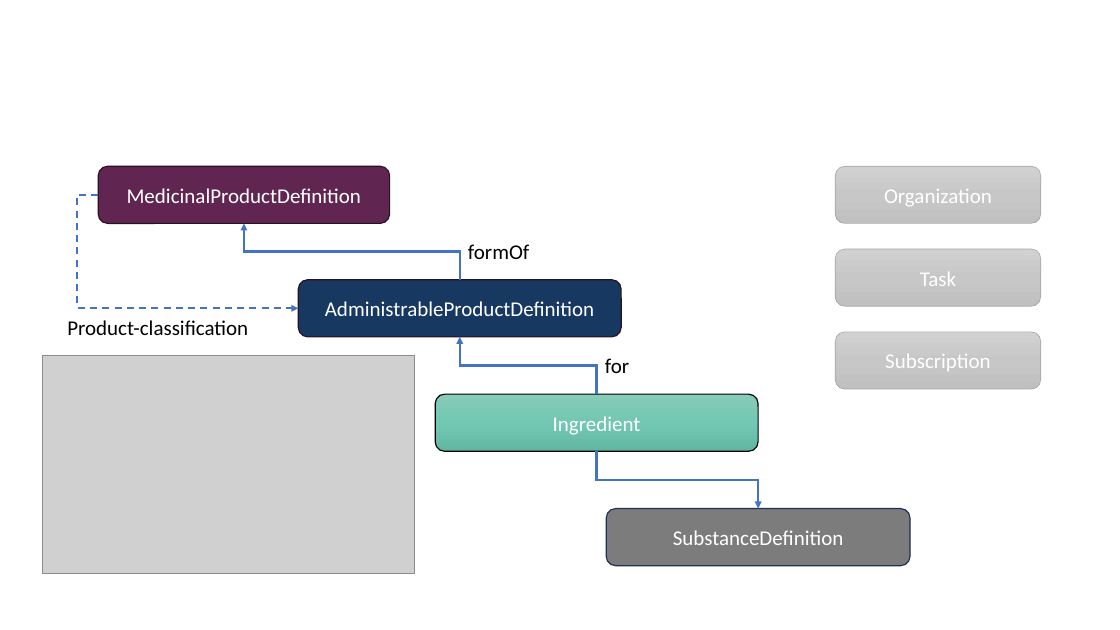
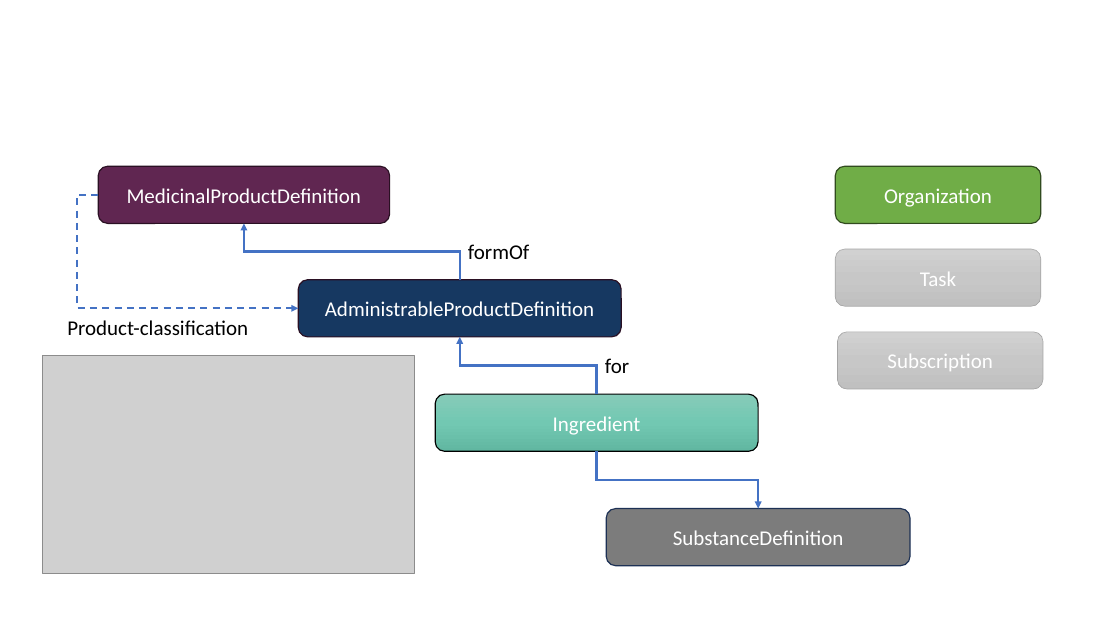
Before and after one commit to Uppsala-Monitoring-Centre/WHO-UMC-IDMP-Service, a slide deck: slide 1 of ImplementationGuideImages.pptx. Drawn at 1120x630 pixels with LibreOffice and Linux fonts; fonts in the diff are those of the drawing; grey boxes stand for pictures. Boxes give left, top, right and bottom in pixels: in the first picture for what was removed or moved away, otherwise in the second. Text is boxed around its words. In the diff, an @@ line names an element or a change of style, - is before the commit and + after.

```diff
--- a/ImplementationGuideImages.pptx
+++ b/ImplementationGuideImages.pptx
@@ rounded rectangle "Organization" at (835,166,1041,223): fill gradient #D2D2D2 to #C8C8C8 to #C0C0C0 to #70AD47; outline #A5A5A5 0.5 pt to #314C1F 1 pt @@
```
Also in this commit, not shown: 1 other slide changed, 1 slide added, 1 other file.
